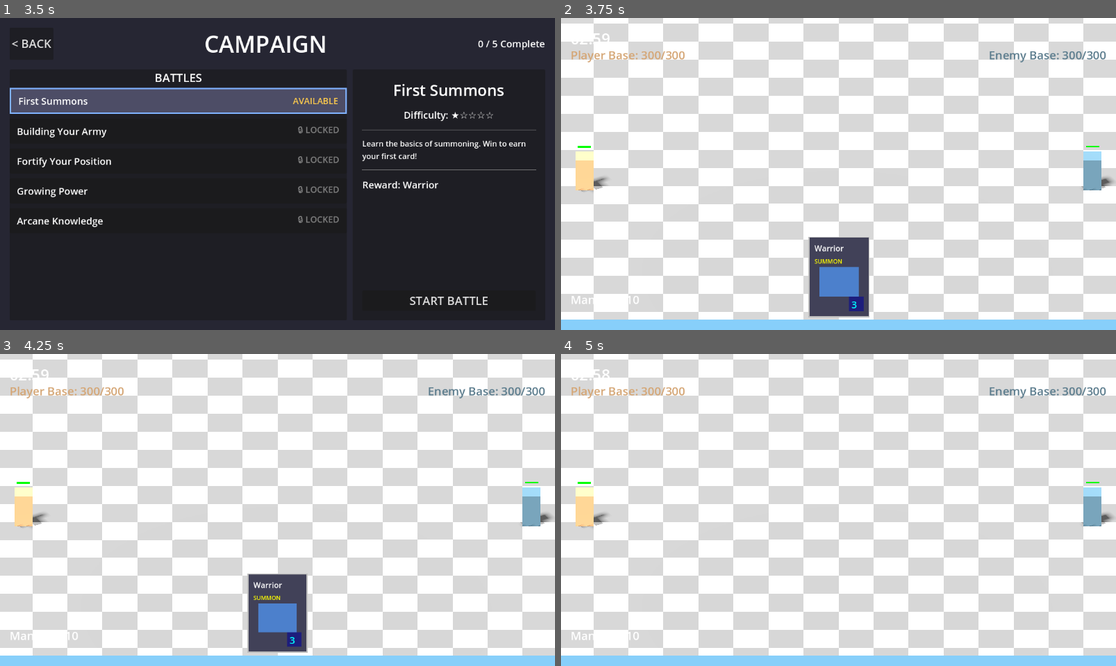
Above: before the commit, frames 1-4 (two rows, left to right).
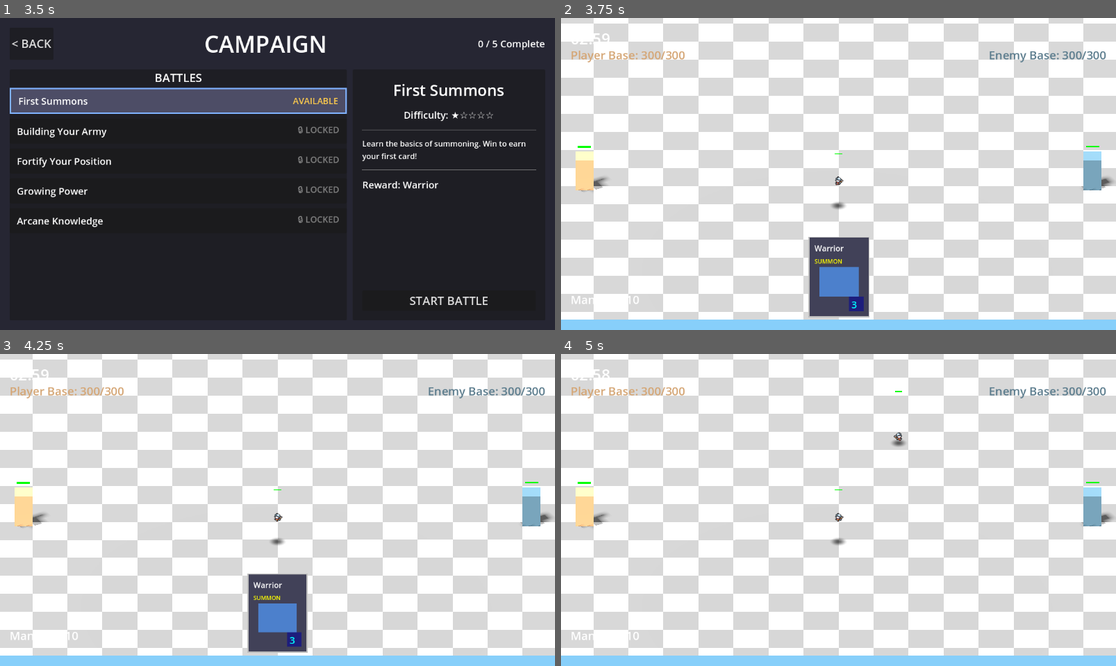
Above: after the commit, the same moments.

Repository: amari-charles/project-summoner
Game: Godot game, scene res://scenes/ui/main_menu.tscn
Same seed, same stepped clock (60 frames per second), same inputs: the game is played once before the commit and once after it.
Inputs (mouse positions are in pixels of both pictures, inside the frame that each line leads up to):
- Up to frame 1 (3.5 s): click "PLAY" at 0.5 s; click "SELECT" at 1.25 s; click "CHOOSE WARRIOR" at 2 s; click (177, 99) at 2.75 s
- Up to frame 2 (3.75 s): click "START BATTLE" at 3.5 s
- Up to frame 3 (4.25 s): no input
- Up to frame 4 (5 s): tap Enter at 4.25 s; drag from (838, 612) to (894, 441) at 4.27 s

Frame 1 is identical in both runs. In frame 2, less than 0.1% of the frame differs, in the area x 48-52%, y 43-62%; in frame 3, less than 0.1%; in frame 4, 0.2%, in the area x 48-63%, y 11-62%.
Error before the commit: Parse Error: Cannot find member "unit_selected" in base "UnitSelectionManager". (res://scripts/units/unit_3d.gd:215)

Commit message:
Fix autoload naming conflict and method override error
- Remove class_name from UnitSelectionManager (autoloads don't need it)
- Remove is_visible() method from SelectionRingComponent (conflicts with Node3D.visible)

Diff:
--- a/scripts/systems/unit_selection_manager.gd
+++ b/scripts/systems/unit_selection_manager.gd
@@ -1,5 +1,4 @@
 extends Node
-class_name UnitSelectionManager
 
 ## Central manager for unit selection and hover state
 ## Singleton (autoload) that tracks which unit is selected/hovered
--- a/scripts/units/selection_ring_component.gd
+++ b/scripts/units/selection_ring_component.gd
@@ -93,7 +93,3 @@
 	ring_radius = radius
 	if mesh is QuadMesh:
 		mesh.size = Vector2(ring_radius, ring_radius)
-
-## Check if ring is currently visible
-func is_visible() -> bool:
-	return visible
